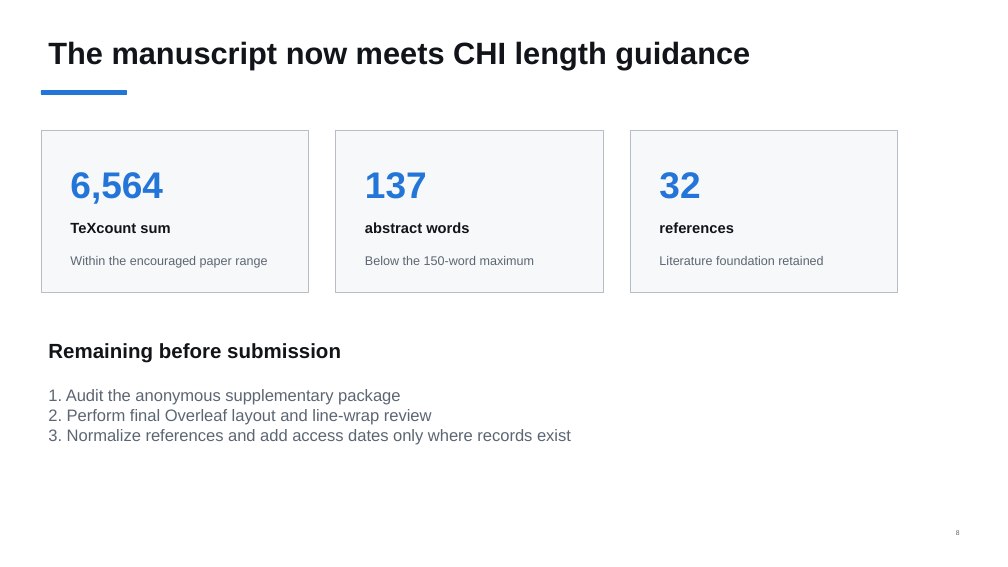
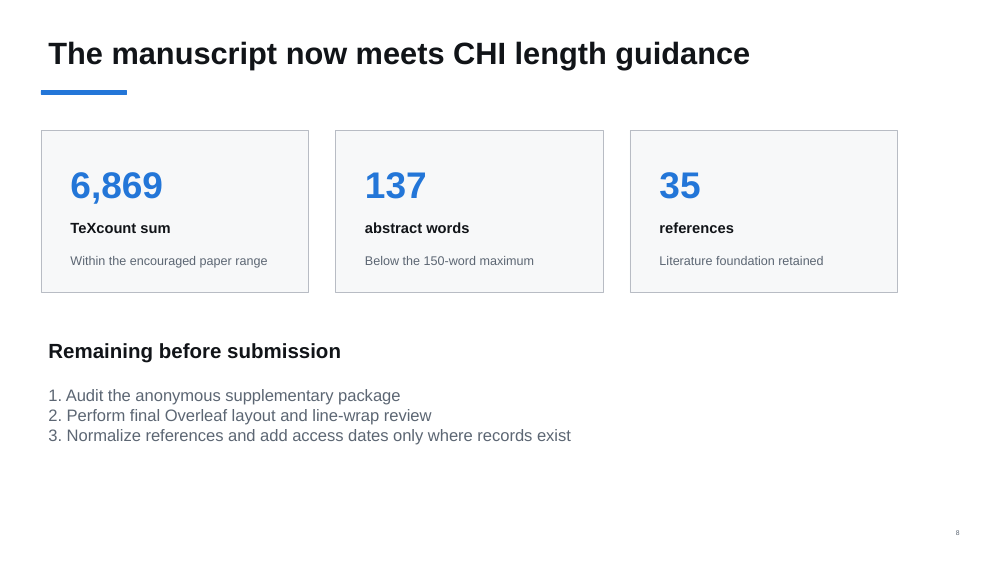
Before and after one commit to 92meharali/PERSONA-MH-CHI, a slide deck: slide 8 of presentations/PERSONA_Professor_Revision_Update.pptx. Drawn at 1008x567 pixels with LibreOffice and Linux fonts; fonts in the diff are those of the drawing. Boxes give left, top, right and bottom in pixels: in the first picture for what was removed or moved away, otherwise in the second. Text is boxed around its words. In the diff, an @@ line names an element or a change of style, - is before the commit and + after.

```diff
--- a/presentations/PERSONA_Professor_Revision_Update.pptx
+++ b/presentations/PERSONA_Professor_Revision_Update.pptx
@@ text at bbox=[70, 172, 163, 204]: text changed @@
-6,564
+6,869
@@ text at bbox=[659, 172, 700, 199]: text changed @@
-32
+35
```
Also in this commit, not shown: 3 other slides changed, 36 other files.
